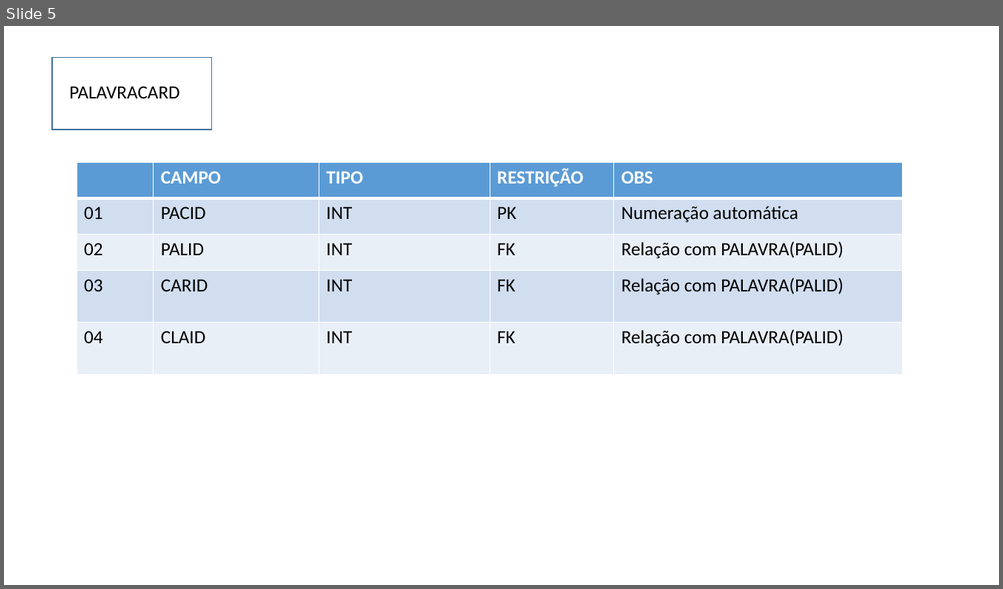
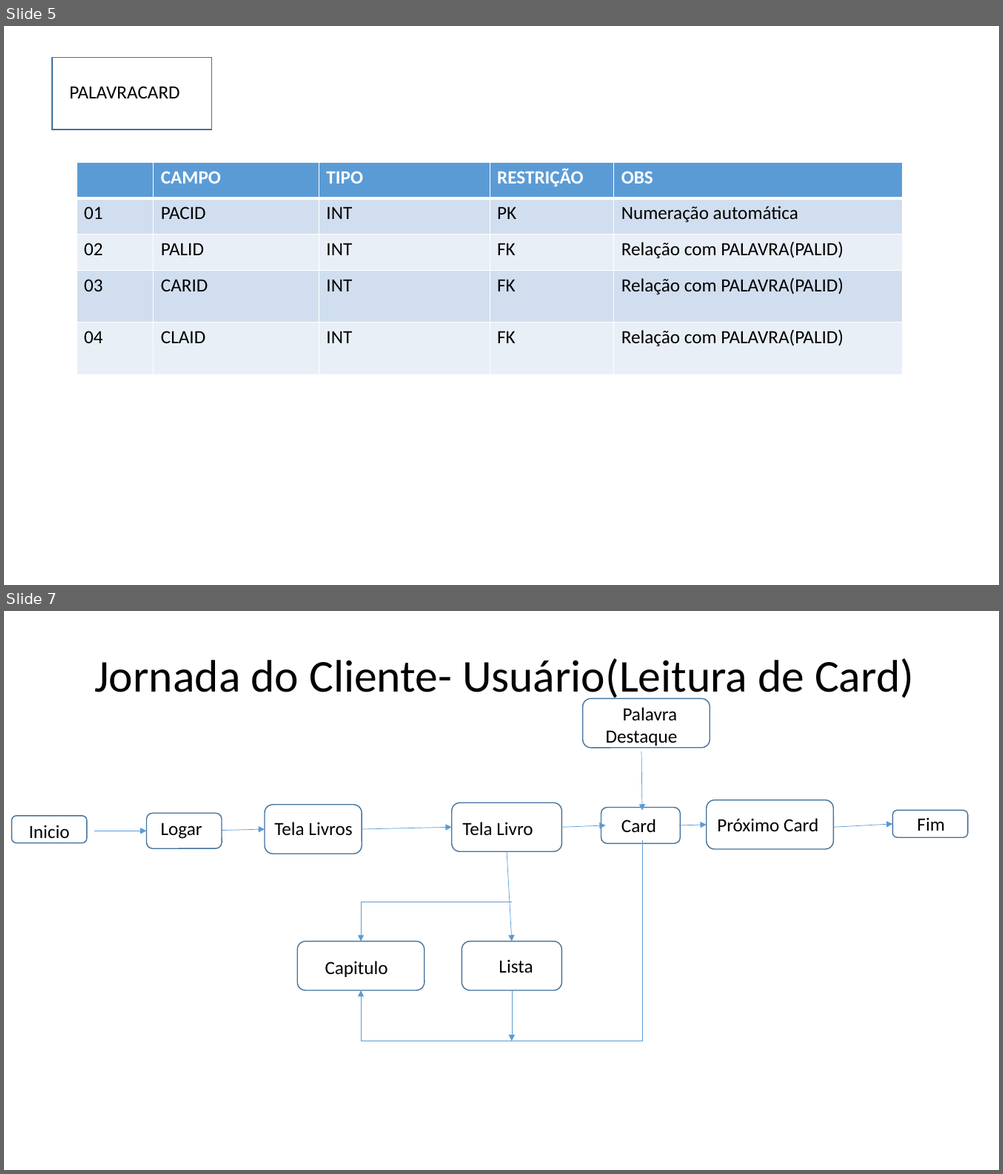
Before and after one commit to RaissaBarbs/leituraLeve, a slide deck: documentação/BookCardDocumentação.pptx. Shown one above the other, each under a label of ours: slide 5 before the commit, slides 5 and 7 after it; the slides between them are not shown. The pictures are 1003x589 and 1003x1174 pixels, drawn with LibreOffice and Linux fonts; fonts in the diff are those of the drawing. Boxes give left, top, right and bottom in pixels: in the first picture for what was removed or moved away, otherwise in the second. Text is boxed around its words. In the diff, an @@ line names an element or a change of style, - is before the commit and + after.

```diff
--- a/documentação/BookCardDocumentação.pptx
+++ b/documentação/BookCardDocumentação.pptx
@@ slide 7 added at [4,611,999,1170], background #FFFFFF @@
@@ title added at [94,658,913,703], 44 pt, text #000000 @@
+Jornada do Cliente- Usuário(Leitura de Card)
@@ rounded rectangle added at [583,698,710,748], outline #43739E 1 pt @@
@@ text added at [606,707,677,748], 18 pt, text #000000 @@
+Palavra Destaque
@@ arrow added from (641, 752) to (642, 810), #5B9BD5 0.5 pt @@
@@ rounded rectangle added at [264,805,361,854], outline #43739E 1 pt @@
@@ rounded rectangle added at [452,803,561,851], outline #43739E 1 pt @@
@@ rounded rectangle added at [601,807,680,843], outline #43739E 1 pt @@
@@ rounded rectangle added at [706,800,833,850], outline #43739E 1 pt @@
@@ rounded rectangle added at [893,810,968,838], outline #43739E 1 pt @@
@@ rounded rectangle added at [11,816,87,844], outline #43739E 1 pt @@
@@ text added at [29,825,70,838], 18 pt, text #000000 @@
+Inicio
@@ arrow added from (94, 831) to (147, 831), #5B9BD5 0.5 pt @@
@@ rounded rectangle added at [147,813,222,849], outline #43739E 1 pt @@
@@ text added at [161,823,202,839], 18 pt, text #000000 @@
+Logar
@@ arrow added from (222, 830) to (264, 829), #5B9BD5 0.5 pt @@
@@ text added at [274,822,352,836], 18 pt, text #000000 @@
+Tela Livros
@@ arrow added from (361, 829) to (452, 827), #5B9BD5 0.5 pt @@
@@ text added at [462,822,532,835], 18 pt, text #000000 @@
+Tela Livro
@@ arrow added from (561, 827) to (606, 826), #5B9BD5 0.5 pt @@
@@ text added at [621,819,656,832], 18 pt, text #000000 @@
+Card
@@ arrow added from (678, 826) to (706, 825), #5B9BD5 0.5 pt @@
@@ text added at [717,818,818,832], 18 pt, text #000000 @@
+Próximo Card
@@ arrow added from (833, 827) to (893, 824), #5B9BD5 0.5 pt @@
@@ text added at [916,817,944,831], 18 pt, text #000000 @@
+Fim
@@ elbow arrow added from (642, 841) to (361, 991), #5B9BD5 0.5 pt @@
@@ arrow added from (507, 852) to (512, 942), #5B9BD5 0.5 pt @@
@@ elbow arrow added from (512, 902) to (361, 942), #5B9BD5 0.5 pt @@
@@ rounded rectangle added at [297,942,424,991], outline #43739E 1 pt @@
@@ rounded rectangle added at [461,942,561,991], outline #43739E 1 pt @@
@@ text added at [325,961,388,977], 18 pt, text #000000 @@
+Capitulo
@@ text added at [498,960,532,974], 18 pt, text #000000 @@
+Lista
@@ arrow added from (512, 991) to (512, 1042), #5B9BD5 0.5 pt @@
```
Also in this commit, not shown: 1 slide changed, 3 other slides added, 3 other files.
